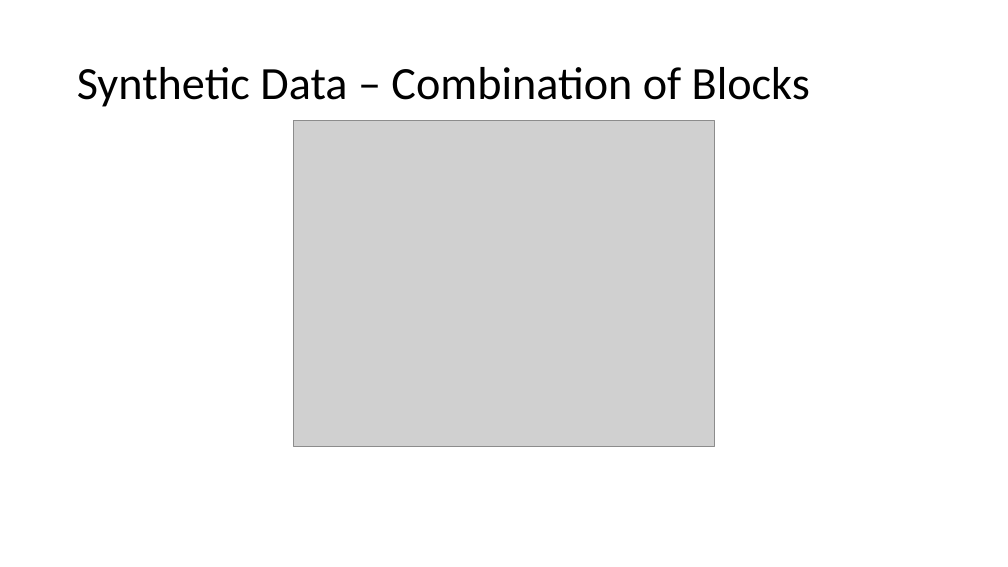
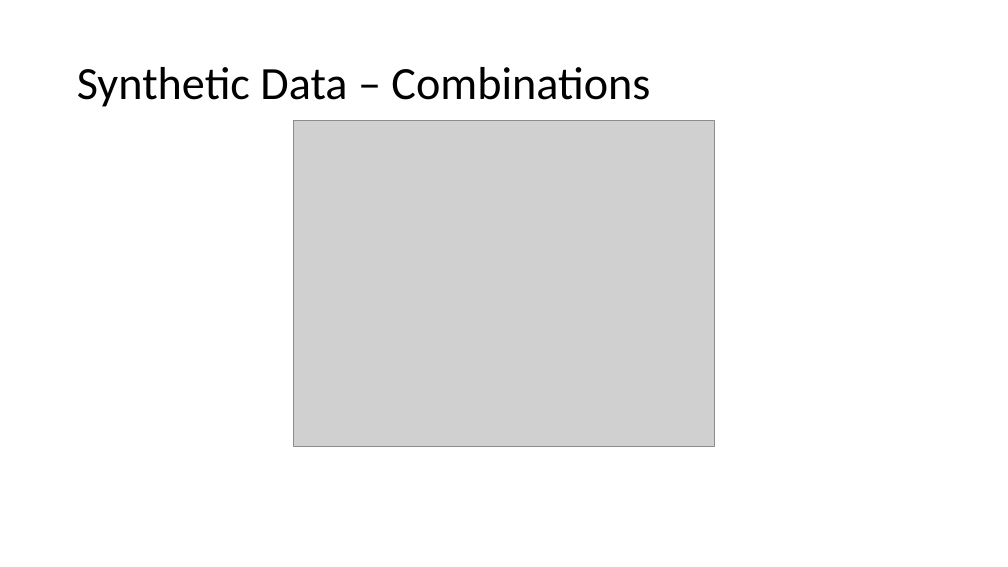
Before and after one commit to MiguelLoureiro98/timecave, a slide deck: slide 5 of papers/.ppt/TimeSeriesCV_11042024.pptx. Drawn at 1008x567 pixels with LibreOffice and Linux fonts; fonts in the diff are those of the drawing; grey boxes stand for pictures. Boxes give left, top, right and bottom in pixels: in the first picture for what was removed or moved away, otherwise in the second. Text is boxed around its words. In the diff, an @@ line names an element or a change of style, - is before the commit and + after.

```diff
--- a/papers/.ppt/TimeSeriesCV_11042024.pptx
+++ b/papers/.ppt/TimeSeriesCV_11042024.pptx
@@ title at (x1=77, y1=67, x2=650, y2=107): text changed @@
-Synthetic Data – Combination of Blocks
+Synthetic Data – Combinations
```
Also in this commit, not shown: 3 other slides changed, 1 other file.
